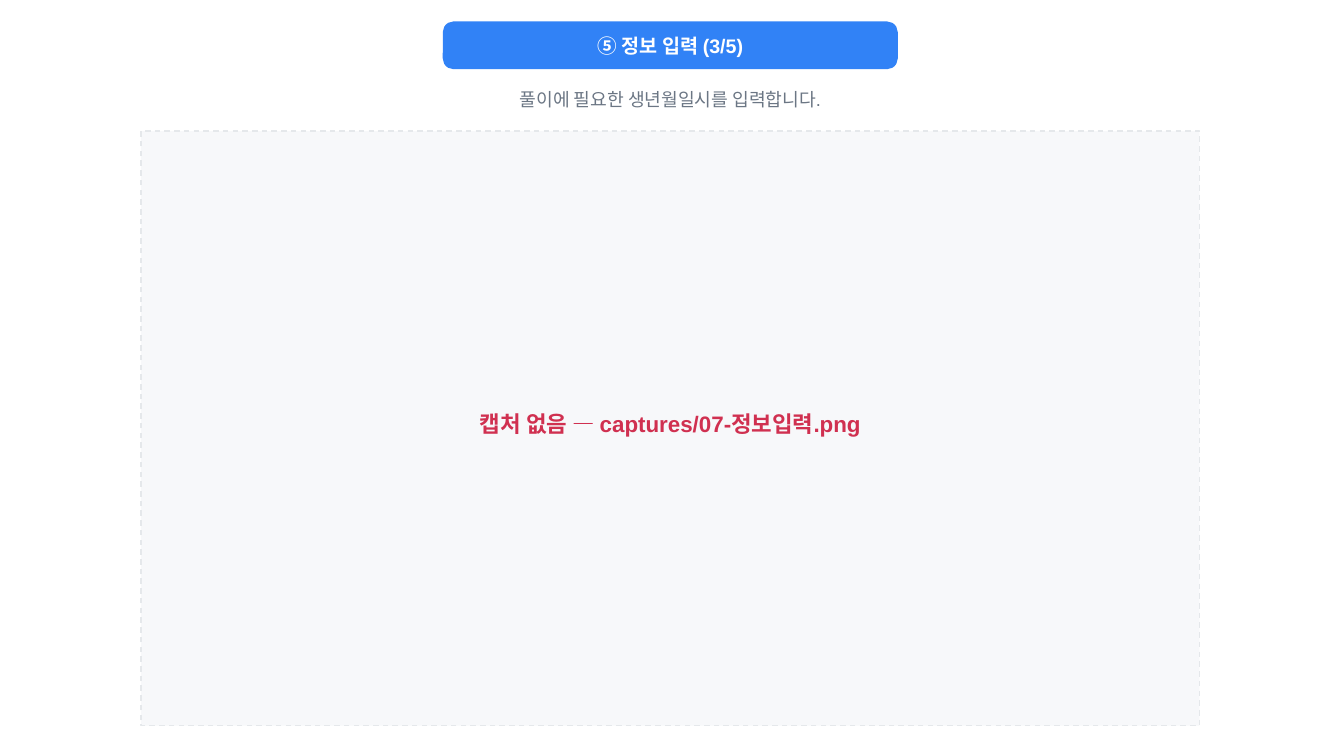
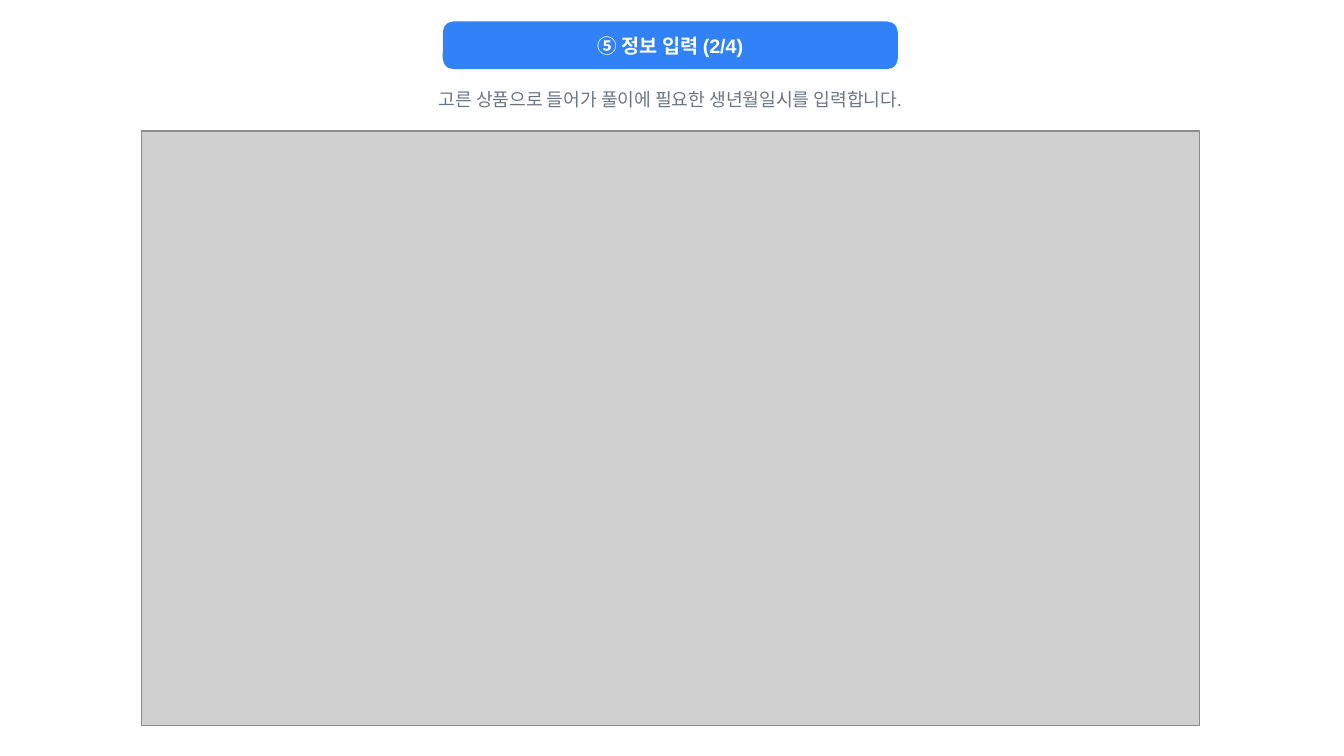
Before and after one commit to seozenee/unmyeongdaero, a slide deck: slide 6 of docs/토스페이먼츠/결제경로_운명대로.pptx (slide 7 before the commit). Drawn at 1344x756 pixels with LibreOffice and Linux fonts; fonts in the diff are those of the drawing; grey boxes stand for pictures. Boxes give left, top, right and bottom in pixels: in the first picture for what was removed or moved away, otherwise in the second. Text is boxed around its words. In the diff, an @@ line names an element or a change of style, - is before the commit and + after.

```diff
--- a/docs/토스페이먼츠/결제경로_운명대로.pptx
+++ b/docs/토스페이먼츠/결제경로_운명대로.pptx
@@ text at [597, 36, 743, 57]: text changed @@
-⑤ 정보 입력 (3/5)
+⑤ 정보 입력 (2/4)
@@ text at [439, 91, 902, 108]: text changed @@
-풀이에 필요한 생년월일시를 입력합니다.
+고른 상품으로 들어가 풀이에 필요한 생년월일시를 입력합니다.
@@ rectangle removed at [141, 131, 1200, 726] @@
@@ picture added at [141, 131, 1200, 726] @@
@@ text removed at [480, 413, 861, 437] @@
-캡처 없음 — captures/07-정보입력.png
```
Also in this commit, not shown: 8 other slides changed, 2 slides added, 1 slide removed, 19 other files.
